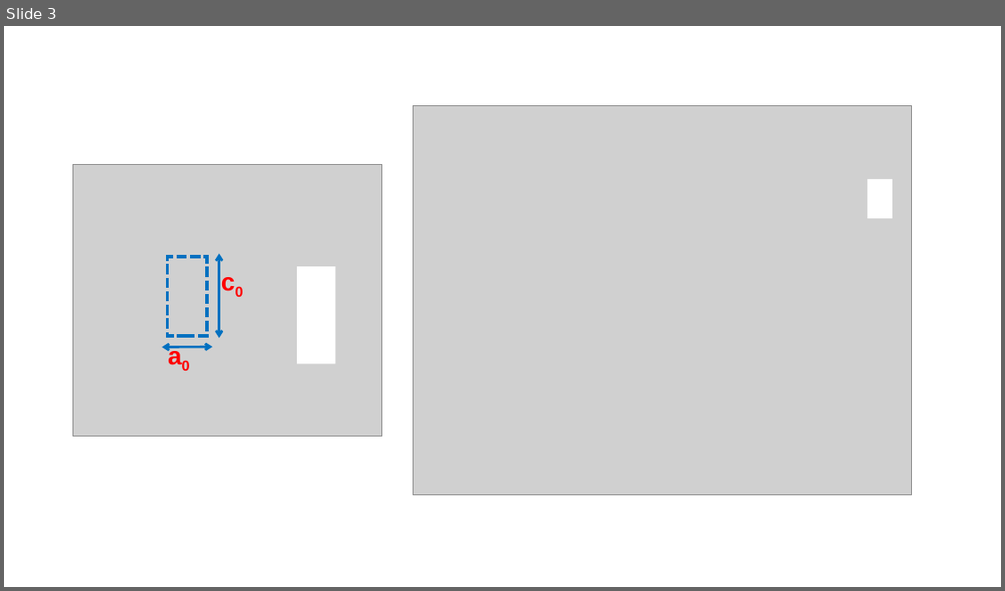
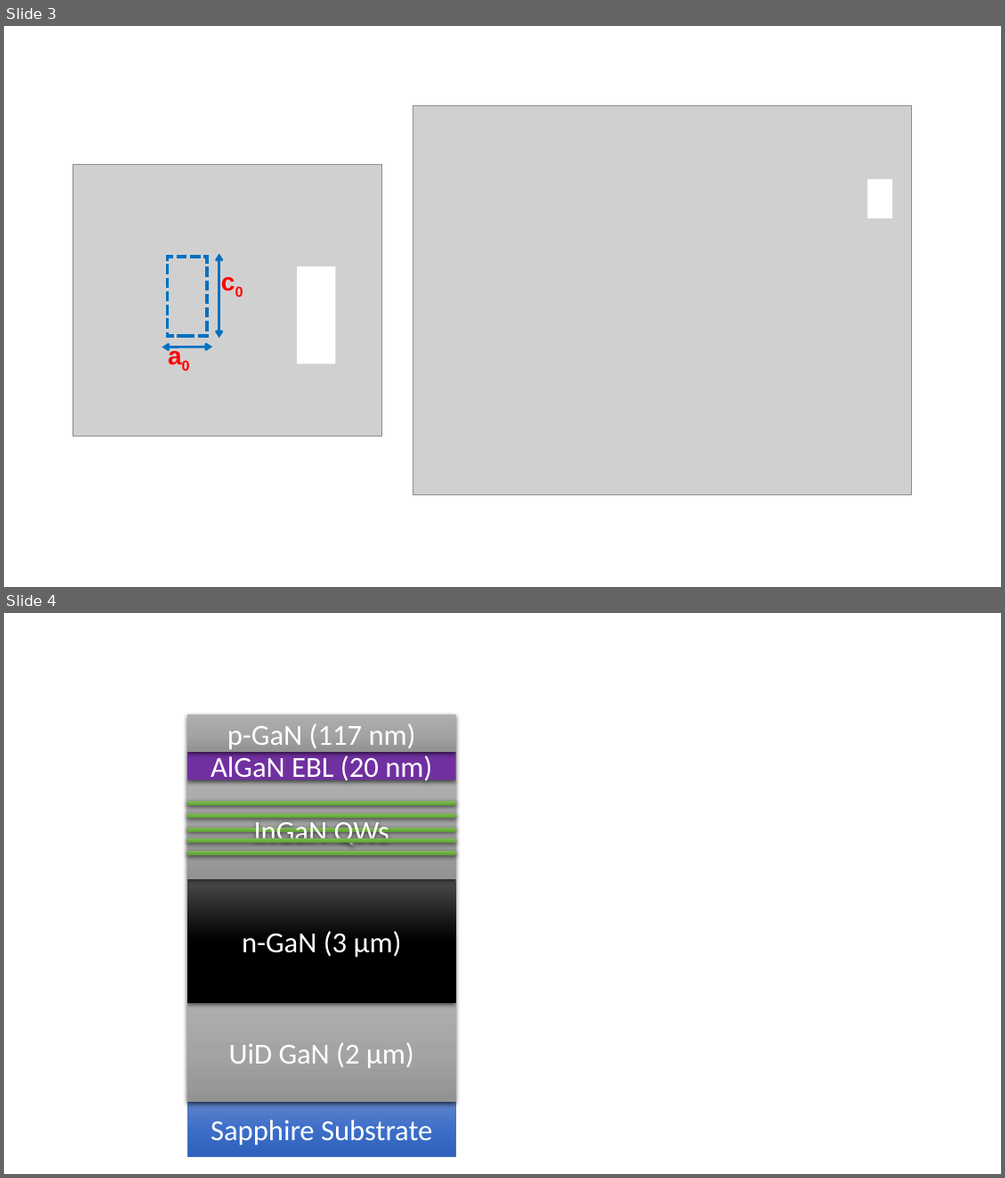
Before and after one commit to cr458/Thesis, a slide deck: Figures.pptx. Shown one above the other, each under a label of ours: slide 3 before the commit, slides 3 and 4 after it. The pictures are 1005x591 and 1005x1178 pixels, drawn with LibreOffice and Linux fonts; fonts in the diff are those of the drawing; grey boxes stand for pictures. Boxes give left, top, right and bottom in pixels: in the first picture for what was removed or moved away, otherwise in the second. Text is boxed around its words. In the diff, an @@ line names an element or a change of style, - is before the commit and + after.

```diff
--- a/Figures.pptx
+++ b/Figures.pptx
@@ slide 4 added at (4, 613, 1001, 1174), background #FFFFFF @@
@@ rectangle added at (187, 714, 455, 752), fill gradient #AFAFAF to #A5A5A5 to #939393, 28 pt, text #FFFFFF @@
+p-GaN (117 nm)
@@ rectangle added at (187, 751, 455, 779), fill #7030A0, 28 pt, text #FFFFFF @@
+AlGaN EBL (20 nm)
@@ group added at (187, 779, 455, 1156): 9 rectangles @@
+Sapphire Substrate
+UiD GaN (2 μm)
+n-GaN (3 μm)
+InGaN QWs
```
Also in this commit, not shown: 23 other files.
